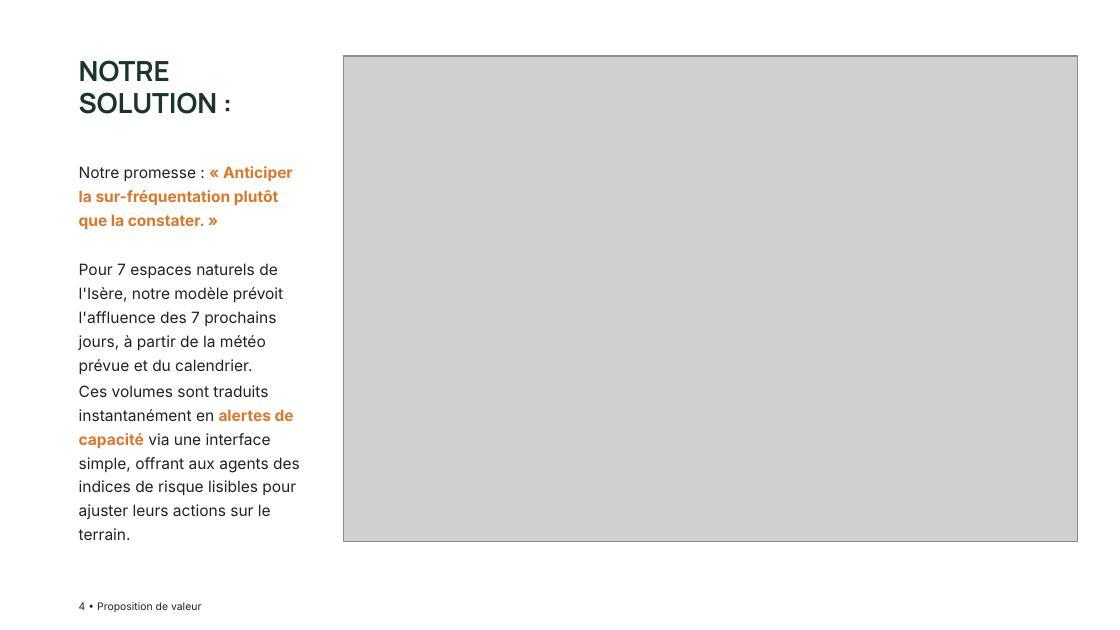
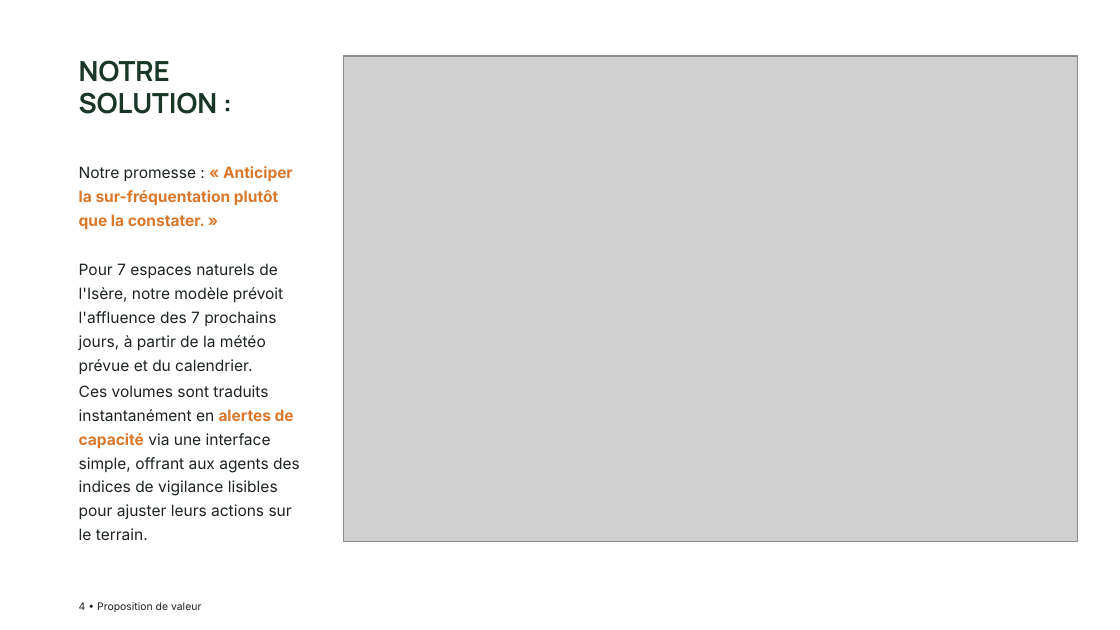
Before and after one commit to Claken/HACKATHON-DGE, a slide deck: slide 4 of livrable/Equipe 2 - Slides.pptx. Drawn at 1120x630 pixels with LibreOffice and Linux fonts; fonts in the diff are those of the drawing; grey boxes stand for pictures; background and template pictures are left out. Boxes give left, top, right and bottom in pixels: in the first picture for what was removed or moved away, otherwise in the second. Text is boxed around its words. In the diff, an @@ line names an element or a change of style, - is before the commit and + after.

Commit message:
vigilance instead of risks

```diff
--- a/livrable/Equipe 2 - Slides.pptx
+++ b/livrable/Equipe 2 - Slides.pptx
@@ text at box(79, 385, 300, 540): text changed @@
-Ces volumes sont traduits instantanément en alertes de capacité via une interface simple, offrant aux agents des indices de risque lisibles pour ajuster leurs actions sur le terrain.
+Ces volumes sont traduits instantanément en alertes de capacité via une interface simple, offrant aux agents des indices de vigilance lisibles pour ajuster leurs actions sur le terrain.
```
